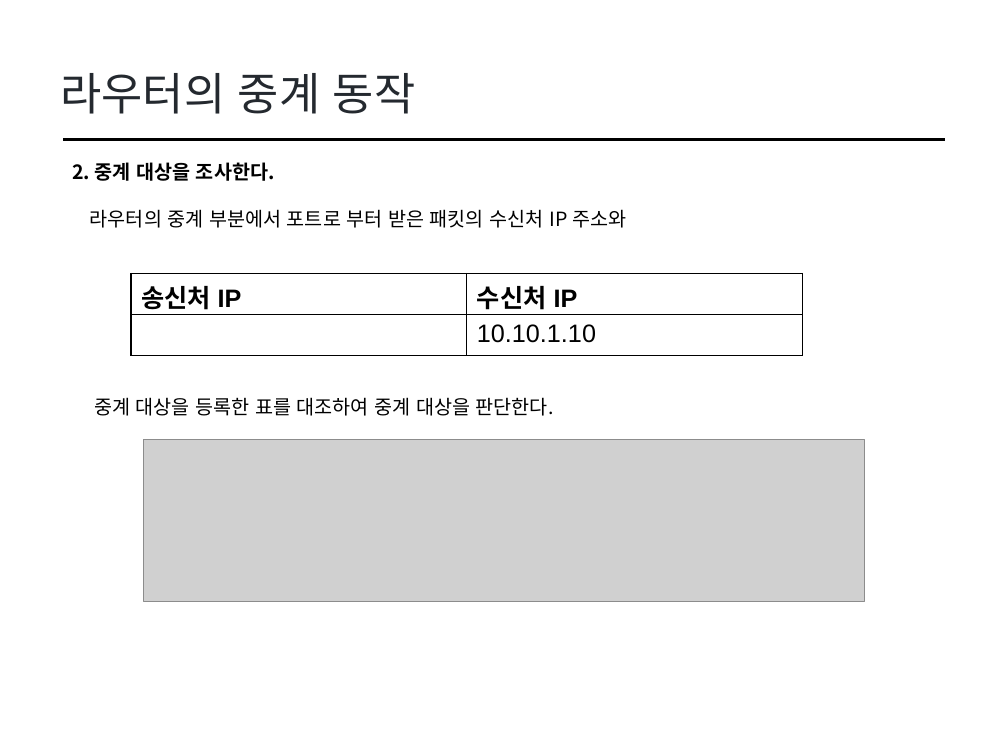
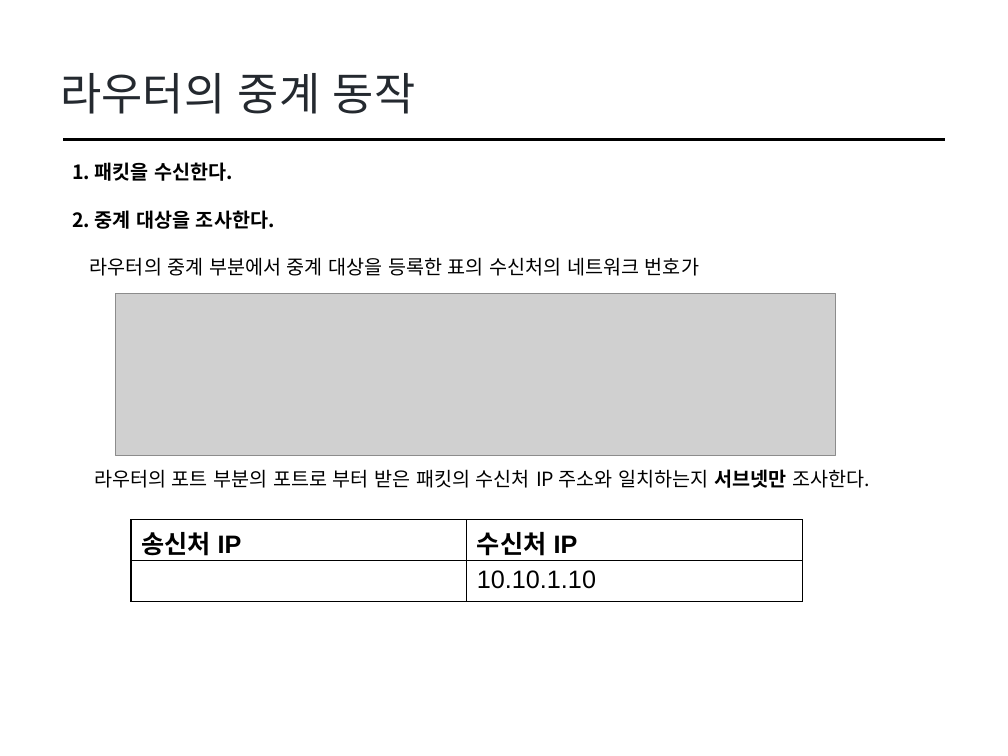
Before and after one commit to cs-study-org/cs-study, a slide deck: slide 9 of 13/yongki/LANdevice.pptx. Drawn at 1008x756 pixels with LibreOffice and Linux fonts; fonts in the diff are those of the drawing; grey boxes stand for pictures. Boxes give left, top, right and bottom in pixels: in the first picture for what was removed or moved away, otherwise in the second. Text is boxed around its words. In the diff, an @@ line names an element or a change of style, - is before the commit and + after.

```diff
--- a/13/yongki/LANdevice.pptx
+++ b/13/yongki/LANdevice.pptx
@@ text added at (72,162,233,181), 14 pt, text #000000, bold @@
+1. 패킷을 수신한다.
@@ text at (72,210,870,488): text changed @@
-2. 중계 대상을 조사한다.
-라우터의 중계 부분에서 포트로 부터 받은 패킷의 수신처 IP 주소와
-중계 대상을 등록한 표를 대조하여 중계 대상을 판단한다.
+2. 중계 대상을 조사한다.
+라우터의 중계 부분에서 중계 대상을 등록한 표의 수신처의 네트워크 번호가
+라우터의 포트 부분의 포트로 부터 받은 패킷의 수신처 IP 주소와 일치하는지 서브넷만 조사한다.
@@ picture: place and size @@
-picture at (144,439,865,601)
+picture at (115,294,836,456)
@@ table: place and size @@
-table at (131,273,802,355)
+table at (131,520,802,602)
```
Also in this commit, not shown: 8 other slides changed, 5 slides added, 1 slide removed.
